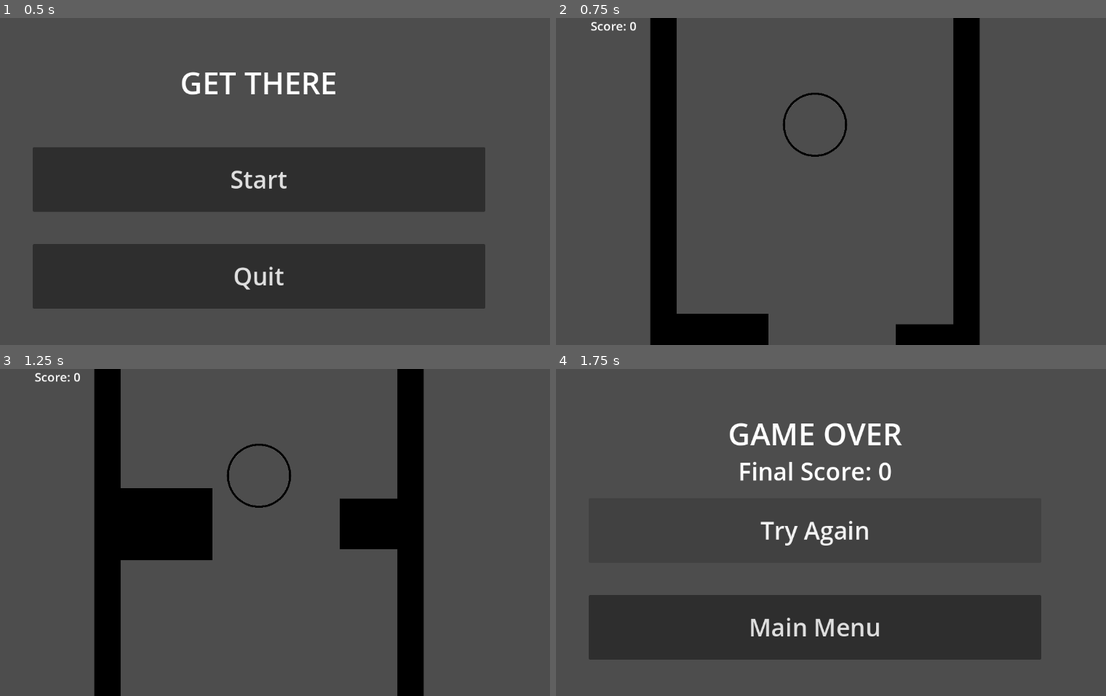
Above: before the commit, frames 1-4 (two rows, left to right).
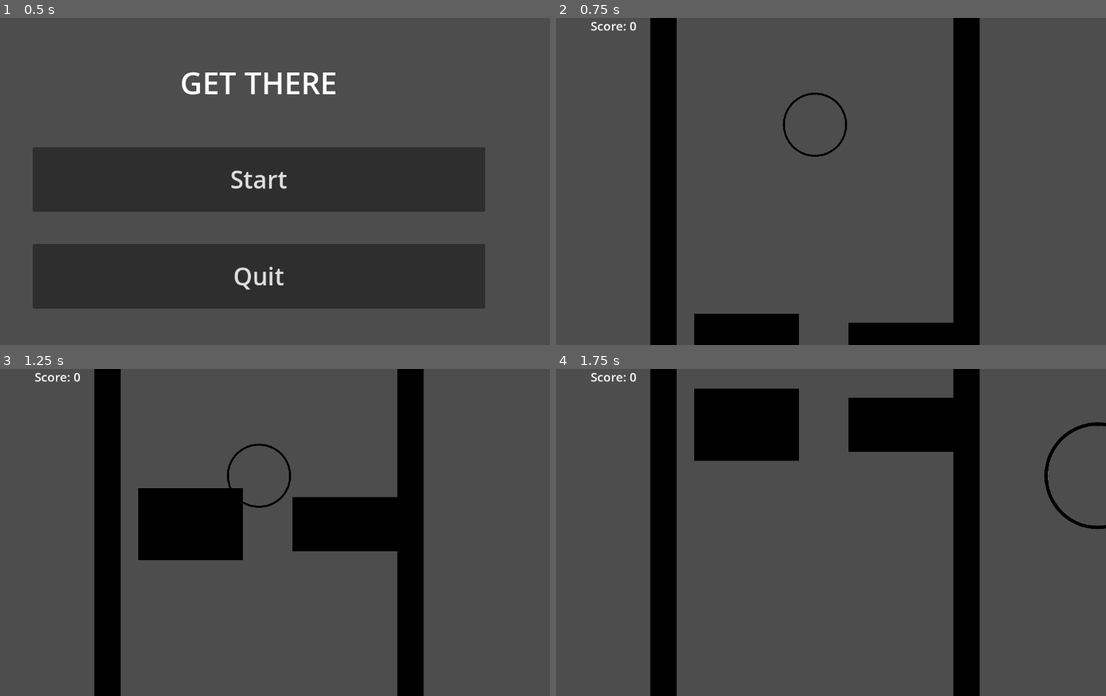
Above: after the commit, the same moments.

Repository: kylietmo/gmtk-2024-game
Game: Godot game, scene res://menus/start_screen/start_screen.tscn
Same seed, same stepped clock (60 frames per second), same inputs: the game is played once before the commit and once after it. Sound files missing from this copy of the repository are replaced by a short silence.
Inputs:
- Up to frame 1 (0.5 s): no input
- Up to frame 2 (0.75 s): click "Start" at 0.5 s
- Up to frame 3 (1.25 s): no input
- Up to frame 4 (1.75 s): hold D (right) from 1.28 s (still down); tap 3 (size_large) at 1.35 s

Frame 1 is identical in both runs. In frame 2, 1.5% of the frame differs, in the area x 21-73%, y 90-100%; in frame 3, 3.5%; in frame 4, 33%, in the area x 5-100%, y 0-100%.

Commit message:
update gap size, slight adjustment to left platform generation

Diff:
--- a/src/entities/player/player.gd
+++ b/src/entities/player/player.gd
@@ -54,5 +54,5 @@
 	if body is BreakableObstacle and current_size == sizes.LARGE:
 		body.queue_free()
 		Globals.score += 1
-	else:
-		get_tree().change_scene_to_file("res://menus/game_over_screen/game_over_screen.tscn")
+	#else:
+		#get_tree().change_scene_to_file("res://menus/game_over_screen/game_over_screen.tscn")
--- a/src/game.gd
+++ b/src/game.gd
@@ -2,8 +2,8 @@
 
 @export var SPEED = -700.0
 
-@export var MIN_GAP_SIZE = 100
-@export var MAX_GAP_SIZE = 400
+@export var MIN_GAP_SIZE = 50
+@export var MAX_GAP_SIZE = 100
 @export var MIN_NUM_GAPS = 1
 @export var MAX_NUM_GAPS = 4
 
@@ -47,6 +47,31 @@
 
 	var start_of_platform_x = -in_bounds_width/2
 	var x = start_of_platform_x
+
+	var is_gap_at_start = randi_range(0, 10) % 2 == 0
+	if (is_gap_at_start):
+		print("gap at start")
+
+
+		var start_platform : Obstacle = obstacle_scene.instantiate()
+		var start_platform_size = 5
+
+		start_platform.position.x = start_of_platform_x + (start_platform_size / 2)
+		start_platform.position.y = viewport_height
+		var sprite : Sprite2D = start_platform.find_child("Sprite2D")
+		var platform_sprite_width = sprite.texture.get_size().x
+		var platform_sprite_height = sprite.texture.get_size().y
+
+		start_platform.scale.x = start_platform_size / platform_sprite_width
+		start_platform.scale.y = start_platform_size / platform_sprite_height
+
+		obstacles.append(start_platform)
+		add_child(start_platform)
+		var gap_width = randi_range(MIN_GAP_SIZE, MAX_GAP_SIZE)
+
+		start_of_platform_x = x + gap_width
+		x = start_of_platform_x
+
 	while x <= in_bounds_width/2:
 		# TODO: need a min platform size
 		var is_start_of_gap = randi_range(0, 100) <= 3
@@ -70,6 +95,9 @@
 			add_child(platform)
 			break
 		if (is_start_of_gap):
+			print ("-------------")
+			print ("STARTING GAP")
+			print ("X: ", x)
 			var platform : Obstacle = obstacle_scene.instantiate()
 			var platform_width = x - start_of_platform_x
 			var platform_height = randi_range(50, 150)
@@ -78,10 +106,11 @@
 				x+= 1
 				continue
 
+			print ("Platform width: ", platform_width)
 			platform.position.x = start_of_platform_x + (platform_width / 2)
 			platform.position.y = viewport_height
-
-			# TODO: add variable height
+			print ("Platform x position: ", platform.position.x)
+			 #TODO: add variable height
 			var sprite : Sprite2D = platform.find_child("Sprite2D")
 			var platform_sprite_width = sprite.texture.get_size().x
 			var platform_sprite_height = sprite.texture.get_size().y
@@ -89,13 +118,15 @@
 			platform.scale.x = platform_width / platform_sprite_width
 			platform.scale.y = platform_height / platform_sprite_height
 
-			var gap_width = randi_range(100, 400)
+			var gap_width = randi_range(MIN_GAP_SIZE, MAX_GAP_SIZE)
+			print("Gap width: ", gap_width)
 			start_of_platform_x = x + gap_width
 			x = start_of_platform_x
 			obstacles.append(platform)
 			add_child(platform)
 		else:
 			x+= 1
+
 
 func spawn_breakable_obstacle() -> void:
 	var platform : BreakableObstacle = breakable_obstacle_scene.instantiate()
